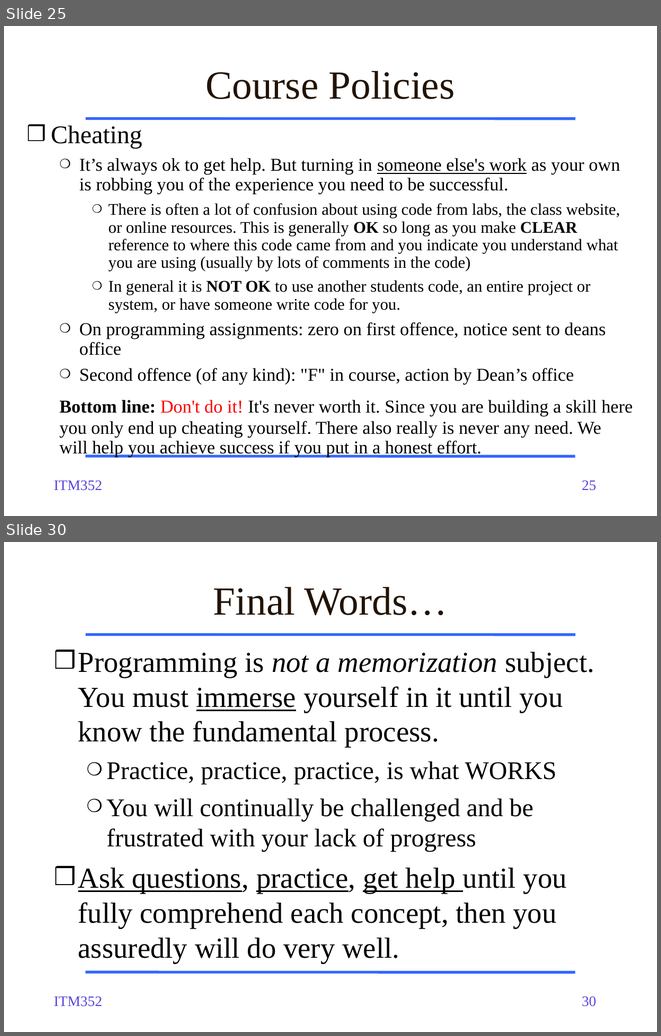
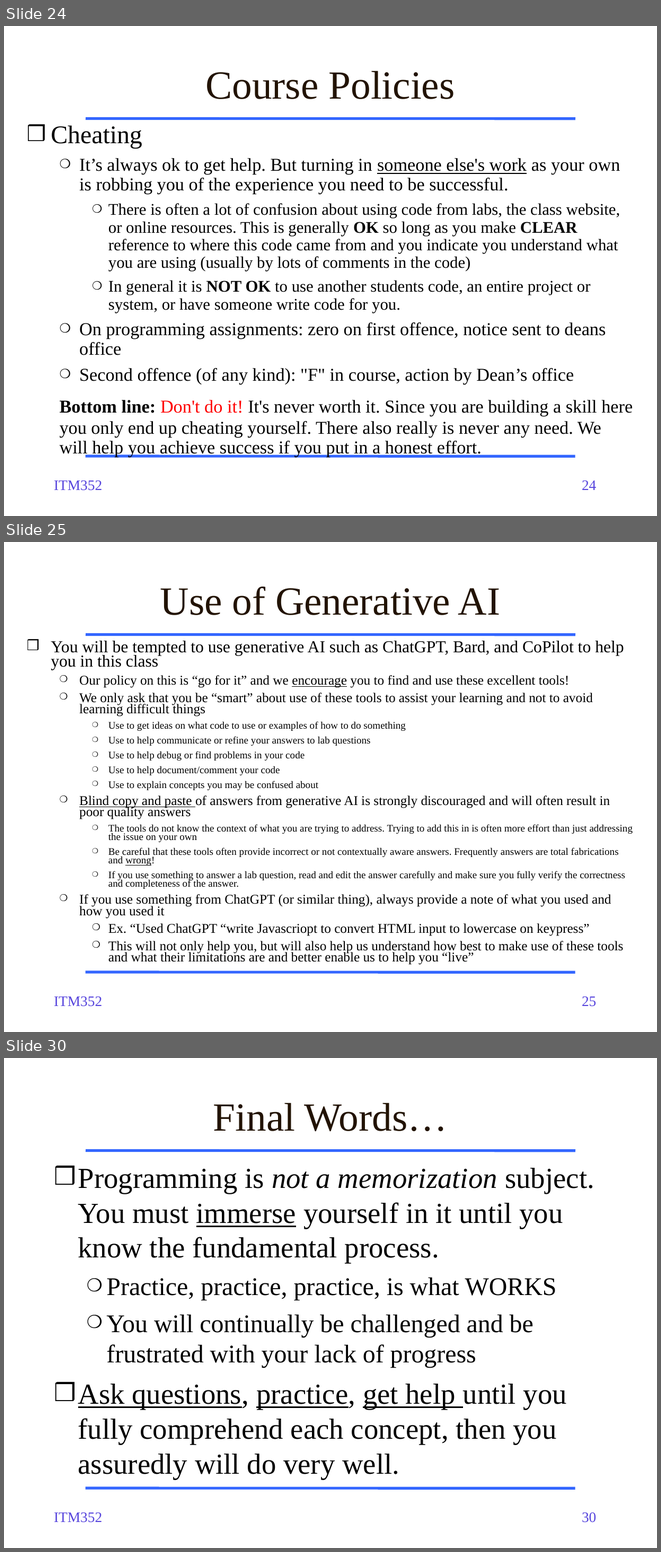
Before and after one commit to dport96/ITM352, a slide deck: morea/010.introduction/ITM352_01_intro.pptx. Shown one above the other, each under a label of ours: slides 25 and 30 before the commit, slides 24, 25 and 30 after it; the slides between them are not shown. The pictures are 661x1036 and 661x1552 pixels, drawn with LibreOffice and Linux fonts; fonts in the diff are those of the drawing. Boxes give left, top, right and bottom in pixels: in the first picture for what was removed or moved away, otherwise in the second. Text is boxed around its words. In the diff, an @@ line names an element or a change of style, - is before the commit and + after.

```diff
--- a/morea/010.introduction/ITM352_01_intro.pptx
+++ b/morea/010.introduction/ITM352_01_intro.pptx
@@ slide 25 added at [4,542,657,1032], background #FFFFFF; not listed: 4 template elements that a slide beside it also shows @@
@@ text added at [160,587,500,615], 44 pt, text #221304 @@
+Use of Generative AI
@@ text added at [51,641,633,964], 11.1 pt, text #000000 @@
+❒ You will be tempted to use generative AI such as ChatGPT, Bard, and CoPilot to help you in this class
+  ❍ Our policy on this is “go for it” and we encourage you to find and use these excellent tools!
+  ❍ We only ask that you be “smart” about use of these tools to assist your learning and not to avoid learning difficult things
+    ❍ Use to get ideas on what code to use or examples of how to do something
+    ❍ Use to help communicate or refine your answers to lab questions
+    ❍ Use to help debug or find problems in your code
+    ❍ Use to help document/comment your code
+    ❍ Use to explain concepts you may be confused about
+  ❍ Blind copy and paste of answers from generative AI is strongly discouraged and will often result in poor quality answers
+    ❍ The tools do not know the context of what you are trying to address. Trying to add this in is often more effort than just addressing the issue on your own
+    ❍ Be careful that these tools often provide incorrect or not contextually aware answers. Frequently answers are total fabrications and wrong!
+    ❍ If you use something to answer a lab question, read and edit the answer carefully and make sure you fully verify the correctness and completeness of the answer.
+  ❍ If you use something from ChatGPT (or similar thing), always provide a note of what you used and how you used it
+    ❍ Ex. “Used ChatGPT “write Javascriopt to convert HTML input to lowercase on keypress”
+    ❍ This will not only help you, but will also help us understand how best to make use of these tools and what their limitations are and better enable us to help you “live”
@@ what was slide 25 is now slide 24 @@
@@ page number at [582,480,596,490]: text changed @@
-25
+24
```
Also in this commit, not shown: 12 slides changed, 1 slide removed.
